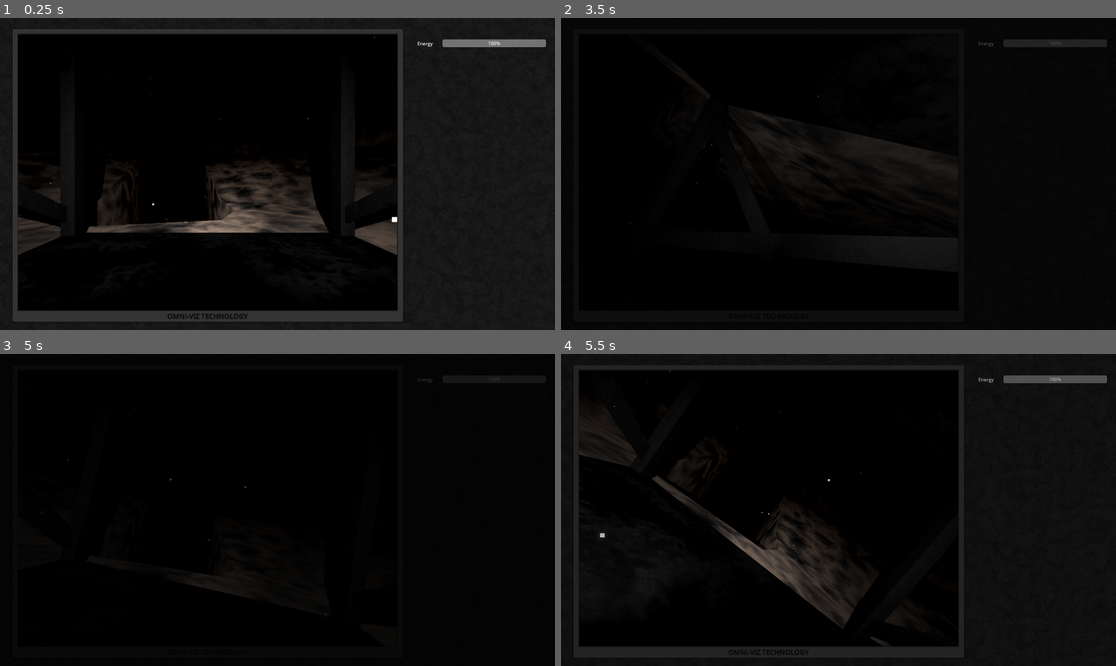
Above: before the commit, frames 1-4 (two rows, left to right).
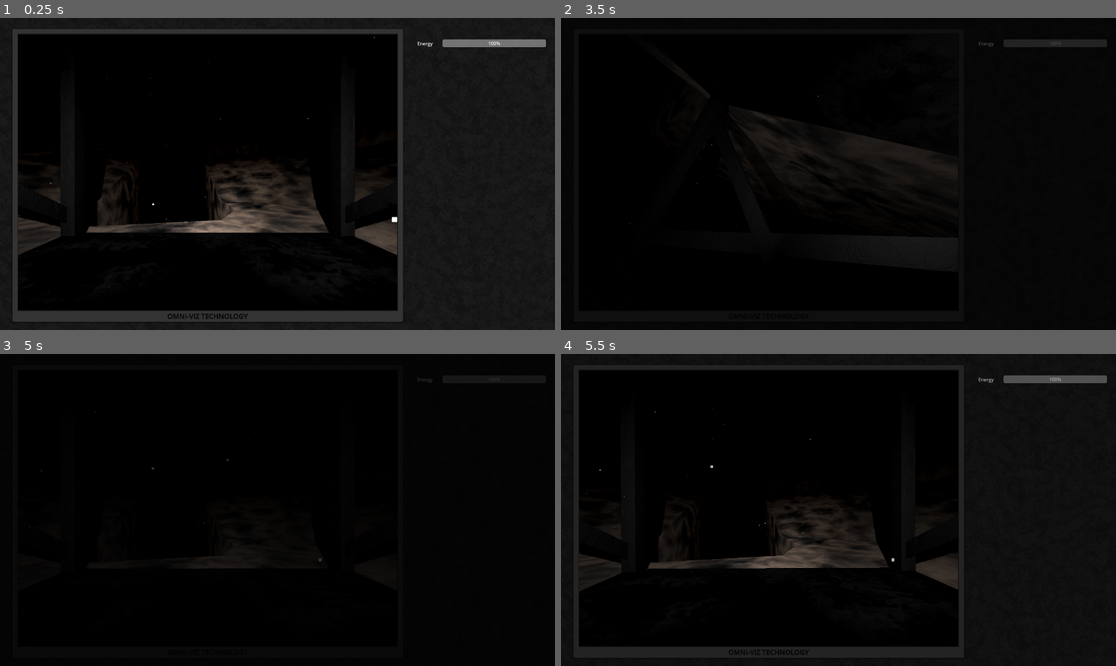
Above: after the commit, the same moments.

Repository: AlnisS/mines-of-enceladus
Game: Godot game, scene res://main.tscn
The game is run twice, just before and just after one commit, with the same random seed, the same clock (stepped at 60 frames per second) and the same inputs.
Inputs:
- Up to frame 1 (0.25 s): no input
- Up to frame 2 (3.5 s): tap Enter at 0.5 s; hold E (rov_roll_right) 0.53-1.28 s; hold Shift (rov_translate_sprint) 0.53-1.28 s; hold W (rov_pitch_down) 1.28-2.03 s; tap Shift (rov_translate_sprint) at 1.35, 2.85 s; hold E (rov_roll_right) 2.03-2.78 s; hold Shift (rov_translate_sprint) 2.03-2.78 s; hold Up (ui_up) from 2.78 s (still down)
- Up to frame 3 (5 s): release Up (ui_up) at 3.53 s; hold Shift (rov_translate_sprint) 3.53-4.28 s; hold Q (rov_roll_left) from 3.53 s (still down); tap Space at 4.25 s; tap Shift (rov_translate_sprint) at 4.35 s
- Up to frame 4 (5.5 s): release Q (rov_roll_left) at 5.03 s; hold W (rov_pitch_down) from 5.03 s (still down); hold Shift (rov_translate_sprint) from 5.03 s (still down)

Frames 1-2 are identical in both runs. In frame 3, 0.2% of the frame differs, in the area x 5-58%, y 19-77%; in frame 4, 5.6%, in the area x 3-72%, y 5-94%.

Commit message:
Add thruster sounds

Diff:
--- a/main.gd
+++ b/main.gd
@@ -17,10 +17,14 @@
 		Input.get_axis("rov_yaw_right", "rov_yaw_left"),
 		Input.get_axis("rov_roll_right", "rov_roll_left")
 	)
-	var pilot_force := pilot_force_input.normalized() * 2.0
-	var pilot_torque := pilot_torque_input.normalized() * 0.2
+	#var pilot_force := pilot_force_input.normalized() * 2.0
+	var pilot_force := pilot_force_input * 2.0
+	var pilot_torque := pilot_torque_input * 0.2
 	if Input.is_action_pressed("rov_translate_sprint"):
 		pilot_force *= 2.0
+	if resetting:
+		pilot_force = Vector3.ZERO
+		pilot_torque = Vector3.ZERO
 	var rov_basis := rov.global_basis
 	var pilot_force_global = rov_basis * pilot_force if rov_energy > 0 else Vector3.ZERO
 	var pilot_torque_global = rov_basis * pilot_torque if rov_energy > 0 else Vector3.ZERO
@@ -30,11 +34,22 @@
 	rov.apply_central_force(pilot_force_global)
 	rov.apply_torque(pilot_torque_global + righting_torque)
 
+	var thruster_scales = abs(pilot_force) / 4.0 * 1.5
+	var thruster_scales_2 = abs(pilot_torque) / 0.2  / 2.0
+	$Thruster1.pitch_scale = lerp($Thruster1.pitch_scale, thruster_scales.x, 0.2)
+	$Thruster2.pitch_scale = lerp($Thruster2.pitch_scale, thruster_scales.y, 0.2)
+	$Thruster3.pitch_scale = lerp($Thruster3.pitch_scale, thruster_scales.z, 0.2)
+	$Thruster4.pitch_scale = lerp($Thruster4.pitch_scale, thruster_scales_2.x, 0.2)
+	$Thruster5.pitch_scale = lerp($Thruster5.pitch_scale, thruster_scales_2.y, 0.2)
+	$Thruster6.pitch_scale = lerp($Thruster6.pitch_scale, thruster_scales_2.z, 0.2)
+
+
 	var energy_consumption = 0.0
 	energy_consumption += pilot_force.length()
 	energy_consumption += pilot_torque.length() * 0.2
 	energy_consumption += 0.4
 	energy_consumption *= 0.4 * 1.0
+	energy_consumption *= 0.6
 	rov_energy -= delta * energy_consumption
 	rov_energy = max(rov_energy, 0.0)
 	if rov_in_dock:
@@ -44,7 +59,12 @@
 		rov_reset()
 	%EnergyBar.value = rov_energy
 
+var resetting = false
+
 func rov_reset():
+	if resetting:
+		return
+	resetting = true
 	var tween = get_tree().create_tween()
 	%LossScreen.show()
 	tween.tween_property(%LossScreen, "modulate", Color.BLACK, 1.0)
@@ -65,6 +85,7 @@
 	tween.tween_property(%Ambiance, "volume_db", -5.0, 1.0)
 	await tween.finished
 	%LossScreen.hide()
+	resetting = false
 	#await
 
 
--- a/main.tscn
+++ b/main.tscn
@@ -1,9 +1,10 @@
-[gd_scene load_steps=19 format=3 uid="uid://dr3rs27k1thwn"]
+[gd_scene load_steps=20 format=3 uid="uid://dr3rs27k1thwn"]
 
 [ext_resource type="Script" uid="uid://ds015jldkradl" path="res://main.gd" id="1_ig7tw"]
 [ext_resource type="AudioStream" uid="uid://c7xygtod3o8cy" path="res://assets/audio/ambiance.mp3" id="2_0xm2m"]
 [ext_resource type="PackedScene" uid="uid://14dlbq6mme2p" path="res://things/site/site.tscn" id="2_1bvp3"]
 [ext_resource type="PackedScene" uid="uid://d3w68fj6vmwv7" path="res://things/station/station.tscn" id="3_h2yge"]
+[ext_resource type="AudioStream" uid="uid://c71hhynwhuy2u" path="res://assets/audio/thruster3.mp3" id="5_lquwl"]
 
 [sub_resource type="Gradient" id="Gradient_0xm2m"]
 colors = PackedColorArray(0.054142177, 0.054142177, 0.05414214, 1, 0.12408299, 0.124082975, 0.124082945, 1)
@@ -257,5 +258,41 @@
 
 [node name="Site" parent="." instance=ExtResource("2_1bvp3")]
 
+[node name="Thruster1" type="AudioStreamPlayer" parent="."]
+stream = ExtResource("5_lquwl")
+volume_db = -10.0
+pitch_scale = 0.01
+autoplay = true
+
+[node name="Thruster2" type="AudioStreamPlayer" parent="."]
+stream = ExtResource("5_lquwl")
+volume_db = -10.0
+pitch_scale = 0.01
+autoplay = true
+
+[node name="Thruster3" type="AudioStreamPlayer" parent="."]
+stream = ExtResource("5_lquwl")
+volume_db = -10.0
+pitch_scale = 0.01
+autoplay = true
+
+[node name="Thruster4" type="AudioStreamPlayer" parent="."]
+stream = ExtResource("5_lquwl")
+volume_db = -10.0
+pitch_scale = 0.01
+autoplay = true
+
+[node name="Thruster5" type="AudioStreamPlayer" parent="."]
+stream = ExtResource("5_lquwl")
+volume_db = -10.0
+pitch_scale = 0.01
+autoplay = true
+
+[node name="Thruster6" type="AudioStreamPlayer" parent="."]
+stream = ExtResource("5_lquwl")
+volume_db = -10.0
+pitch_scale = 0.01
+autoplay = true
+
 [connection signal="dock_entered" from="Station" to="." method="_on_station_dock_entered"]
 [connection signal="dock_exited" from="Station" to="." method="_on_station_dock_exited"]
Not shown, added: assets/audio/thruster3.mp3.import
Not shown, added: assets/audio/thruster3.mp3
